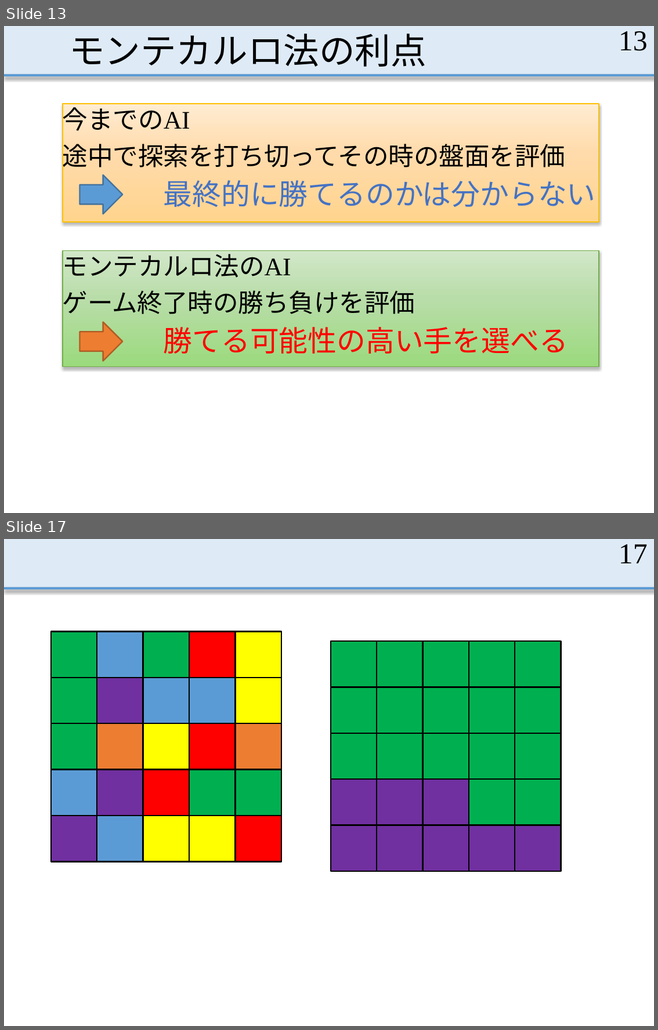
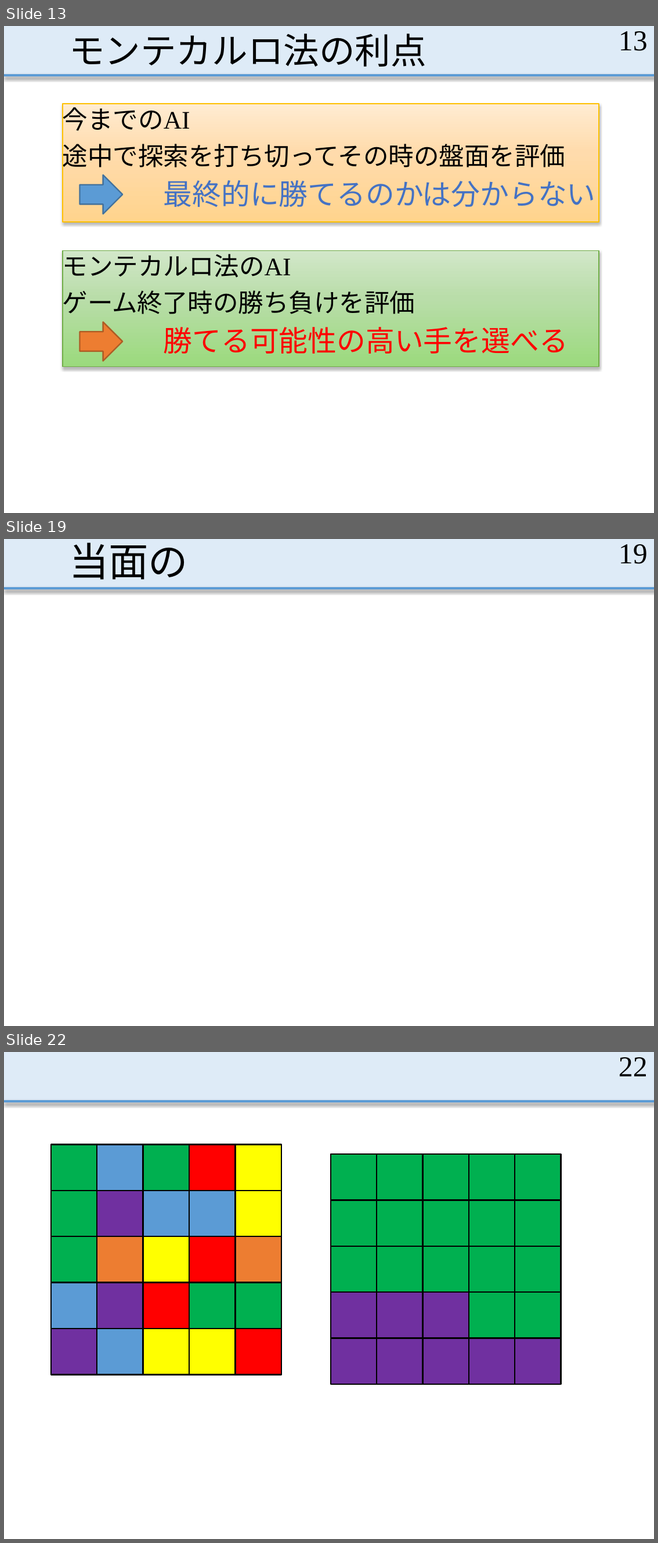
Before and after one commit to MasayaOda/SR, a slide deck: 中間発表.pptx. Shown one above the other, each under a label of ours: slides 13 and 17 before the commit, slides 13, 19 and 22 after it; the slides between them are not shown. The pictures are 658x1030 and 658x1543 pixels, drawn with LibreOffice and Linux fonts; fonts in the diff are those of the drawing. Boxes give left, top, right and bottom in pixels: in the first picture for what was removed or moved away, otherwise in the second. Text is boxed around its words. In the diff, an @@ line names an element or a change of style, - is before the commit and + after.

```diff
--- a/中間発表.pptx
+++ b/中間発表.pptx
@@ slide 19 added at (4, 539, 654, 1026), background #FFFFFF; not listed: 2 template elements that a slide beside it also shows @@
@@ title added at (69, 542, 188, 580), 44 pt, text #000000 @@
+当面の
@@ page number added at (618, 544, 647, 564), 32 pt, text #000000 @@
+19
@@ what was slide 17 is now slide 22 @@
@@ page number at (618, 1057, 647, 1076): text changed @@
-17
+22
```
Also in this commit, not shown: 9 slides changed, 5 other slides added, 1 slide removed.
